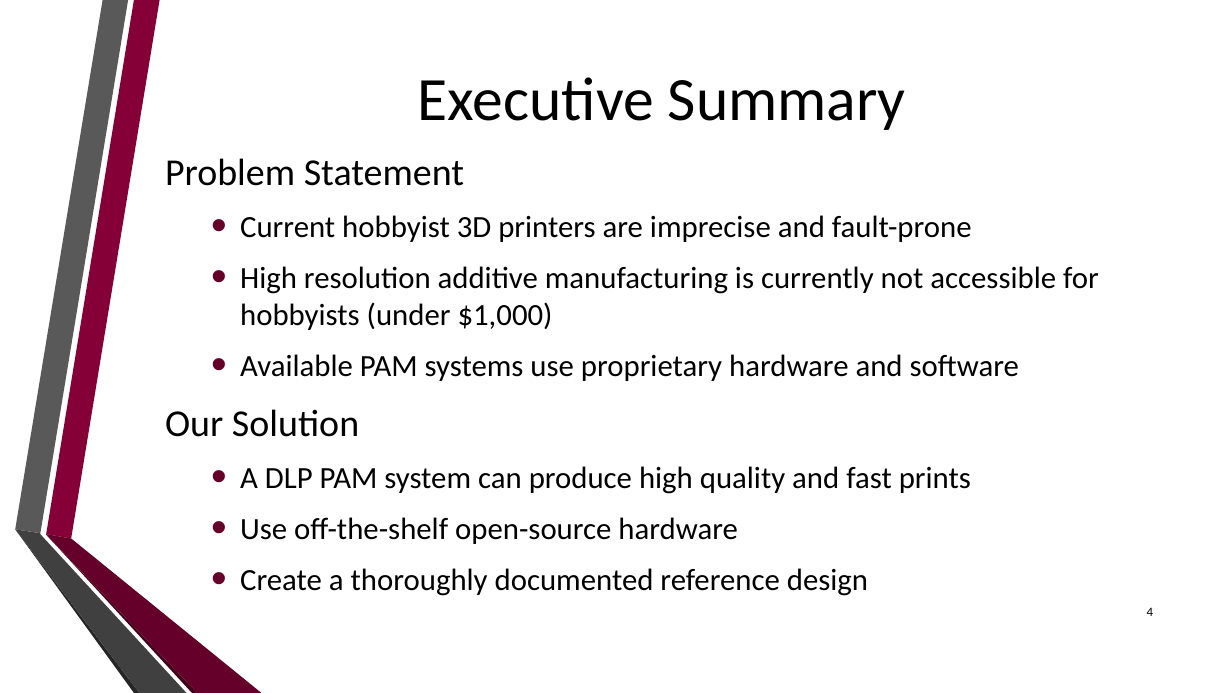
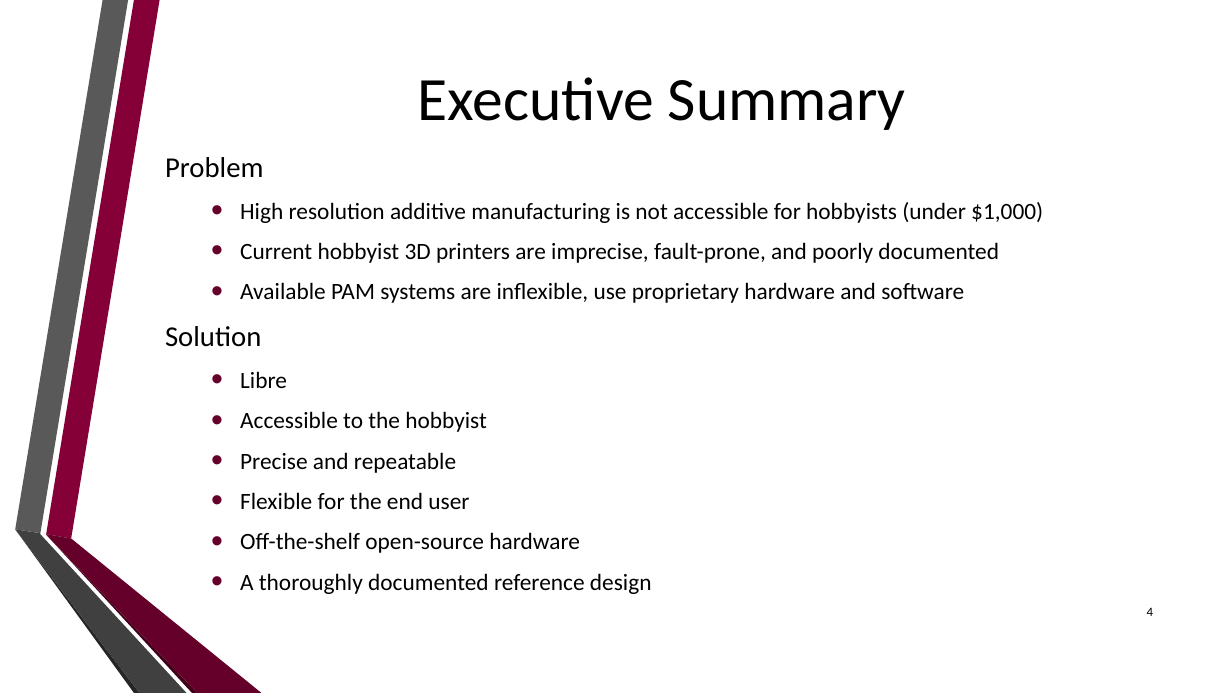
Before and after one commit to dan-olsen/SeniorDesign, a slide deck: slide 4 of Presentations/DesignPres/DesignPres-75.pptx. Drawn at 1232x693 pixels with LibreOffice and Linux fonts; fonts in the diff are those of the drawing; background and template pictures are left out. Boxes give left, top, right and bottom in pixels: in the first picture for what was removed or moved away, otherwise in the second. Text is boxed around its words. In the diff, an @@ line names an element or a change of style, - is before the commit and + after.

```diff
--- a/Presentations/DesignPres/DesignPres-75.pptx
+++ b/Presentations/DesignPres/DesignPres-75.pptx
@@ text at [165,157,1043,594]: text changed; size 24.1 to 18.2 pt @@
-Problem Statement
-  • Current hobbyist 3D printers are imprecise and fault-prone
-  • High resolution additive manufacturing is currently not accessible for hobbyists (under $1,000)
-  • Available PAM systems use proprietary hardware and software
-Our Solution
-  • A DLP PAM system can produce high quality and fast prints
-  • Use off-the-shelf open-source hardware
-  • Create a thoroughly documented reference design
+Problem
+  • High resolution additive manufacturing is not accessible for hobbyists (under $1,000)
+  • Current hobbyist 3D printers are imprecise, fault-prone, and poorly documented
+  • Available PAM systems are inflexible, use proprietary hardware and software
+Solution
+  • Libre
+  • Accessible to the hobbyist
+  • Precise and repeatable
+  • Flexible for the end user
+  • Off-the-shelf open-source hardware
+  • A thoroughly documented reference design
```
Also in this commit, not shown: 2 other slides changed, 2 slides added, 3 slides removed.
